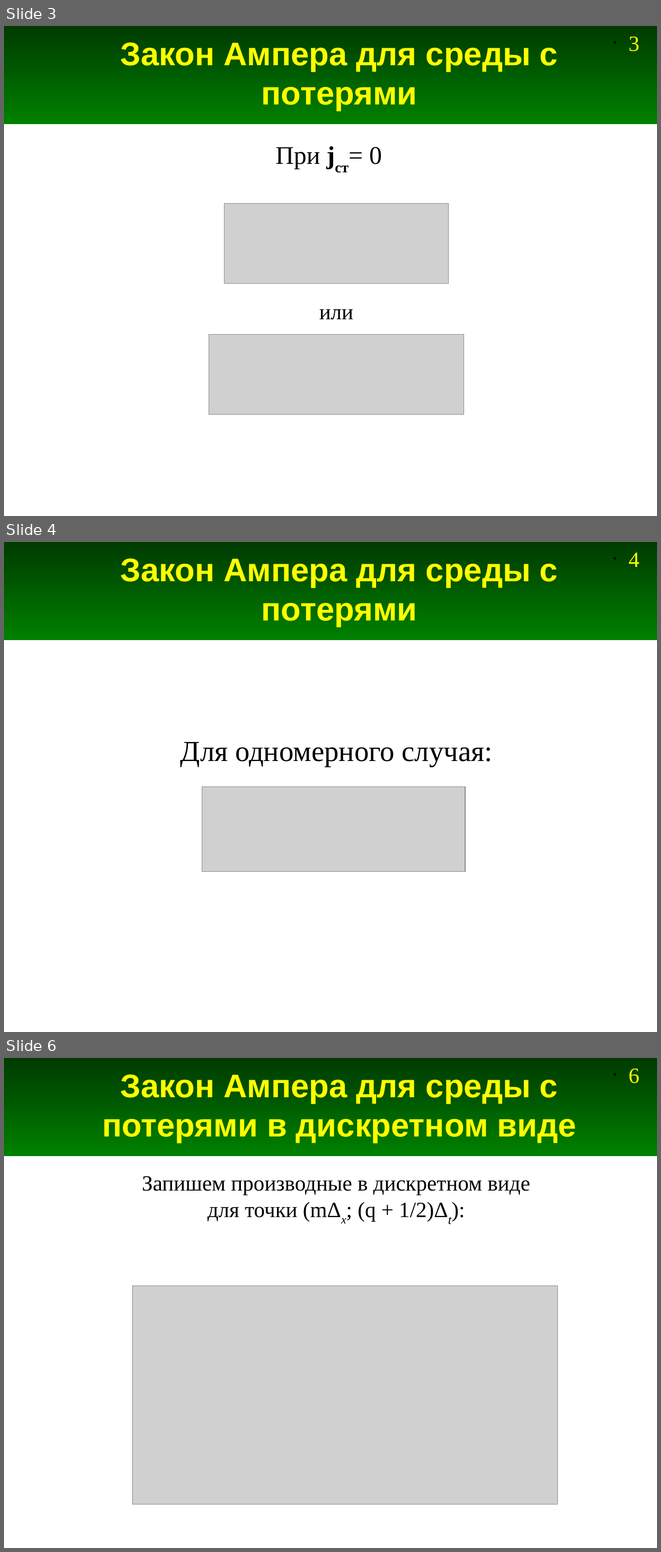
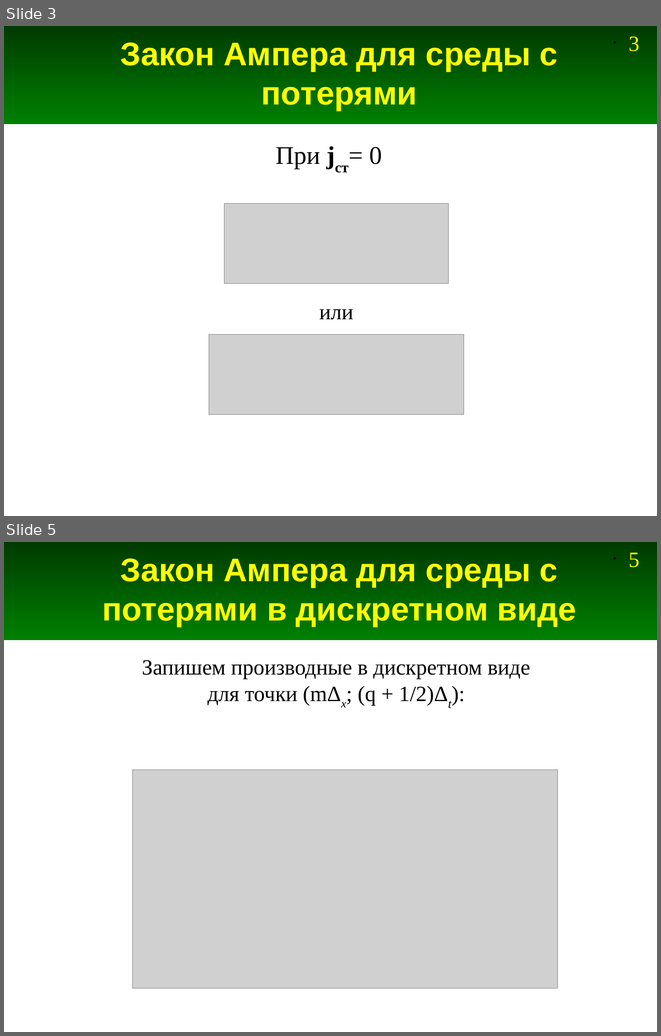
Before and after one commit to Jenyay/modelling, a slide deck: fdtd/presentations/07. FDTD-1D Loss.odp. Shown one above the other, each under a label of ours: slides 3, 4 and 6 before the commit, slides 3 and 5 after it; the slides between them are not shown. The pictures are 661x1552 and 661x1036 pixels, drawn with LibreOffice and Linux fonts; fonts in the diff are those of the drawing; grey boxes stand for pictures. Boxes give left, top, right and bottom in pixels: in the first picture for what was removed or moved away, otherwise in the second. Text is boxed around its words. In the diff, an @@ line names an element or a change of style, - is before the commit and + after.

```diff
--- a/fdtd/presentations/07. FDTD-1D Loss.odp
+++ b/fdtd/presentations/07. FDTD-1D Loss.odp
@@ slide 4 removed at (4, 542, 657, 1032), background #FFFFFF; not listed: 2 template elements that a slide beside it also shows @@
@@ title removed at (121, 558, 558, 627) @@
-Закон Ампера для среды с потерями
@@ text removed at (180, 742, 493, 767) @@
-Для одномерного случая:
@@ picture removed at (202, 787, 465, 872) @@
@@ what was slide 6 is now slide 5 @@
@@ page number at (628, 553, 639, 567): text changed @@
-• 6
+• 5
```
Also in this commit, not shown: 1 slide changed, 5 slides added, 5 other slides removed, 1 other file.
